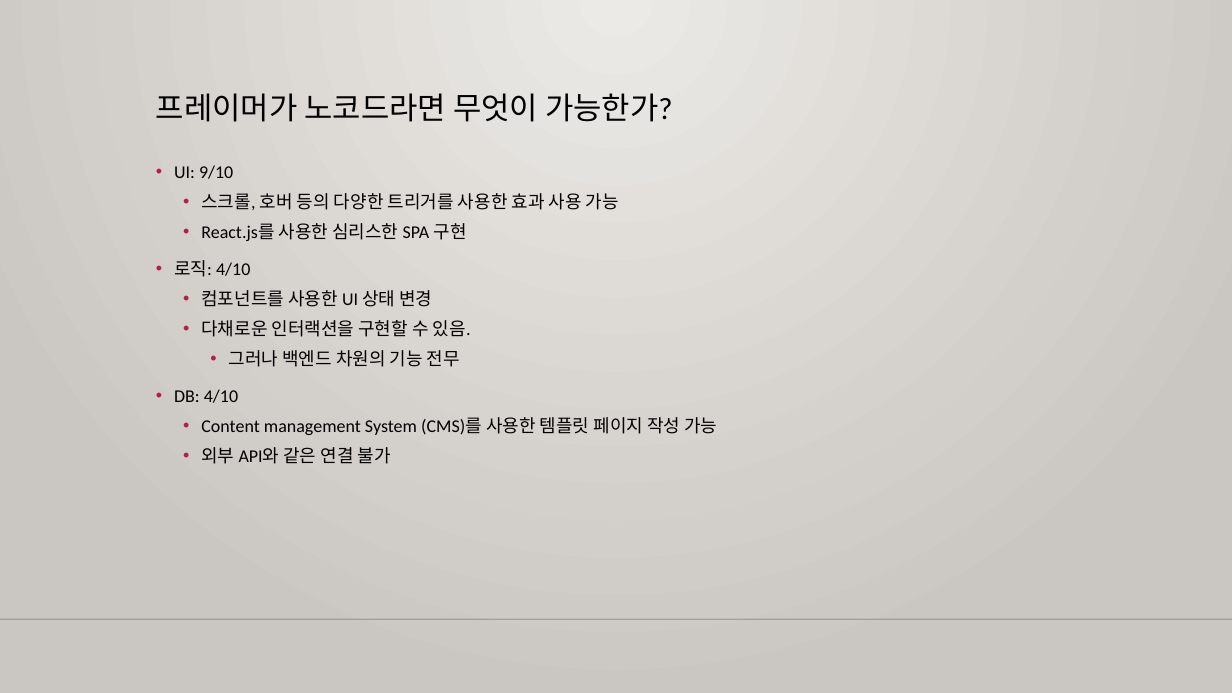
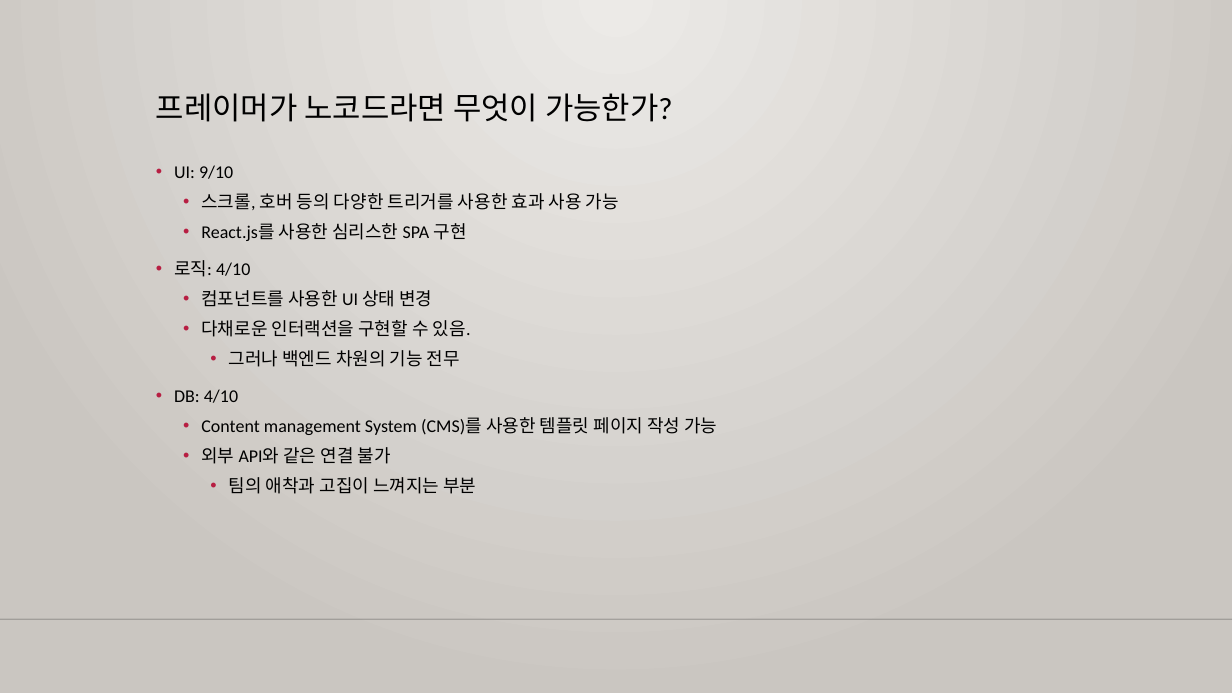
Before and after one commit to m00nlygreat/obsidian-vault, a slide deck: slide 5 of 노코드 엔지니어링/프레이머로 블로그 만들기.pptx. Drawn at 1232x693 pixels with LibreOffice and Linux fonts; fonts in the diff are those of the drawing; background and template pictures are left out. Boxes give left, top, right and bottom in pixels: in the first picture for what was removed or moved away, otherwise in the second. Text is boxed around its words. In the diff, an @@ line names an element or a change of style, - is before the commit and + after.

Commit message:
백업 완료: 2023-11-26 04:40:07
Affected files:
.obsidian/workspace.json
노코드 엔지니어링/노코드 최강자 버블.md
노코드 엔지니어링/프레이머로 블로그 만들기.md
노코드 엔지니어링/프레이머로 블로그 만들기.pptx

```diff
--- a/노코드 엔지니어링/프레이머로 블로그 만들기.pptx
+++ b/노코드 엔지니어링/프레이머로 블로그 만들기.pptx
@@ text at (x1=229, y1=477, x2=476, y2=494): paragraph added @@
+    • 팀의 애착과 고집이 느껴지는 부분
```
Also in this commit, not shown: 3 other slides changed, 7 slides added, 3 other files.
